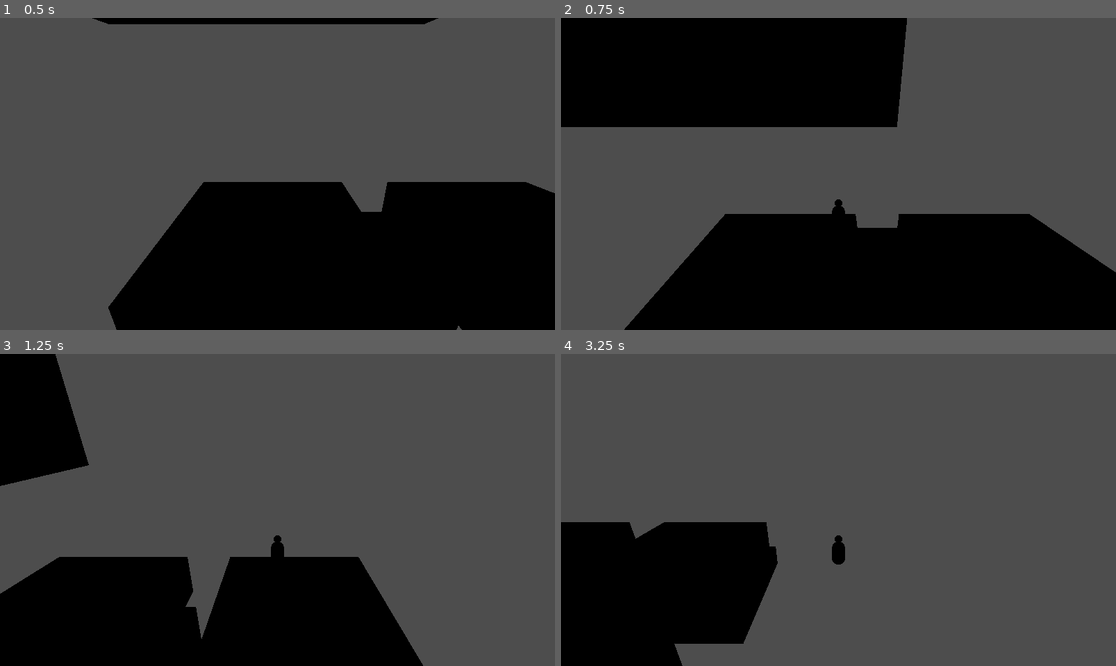
Above: before the commit, frames 1-4 (two rows, left to right).
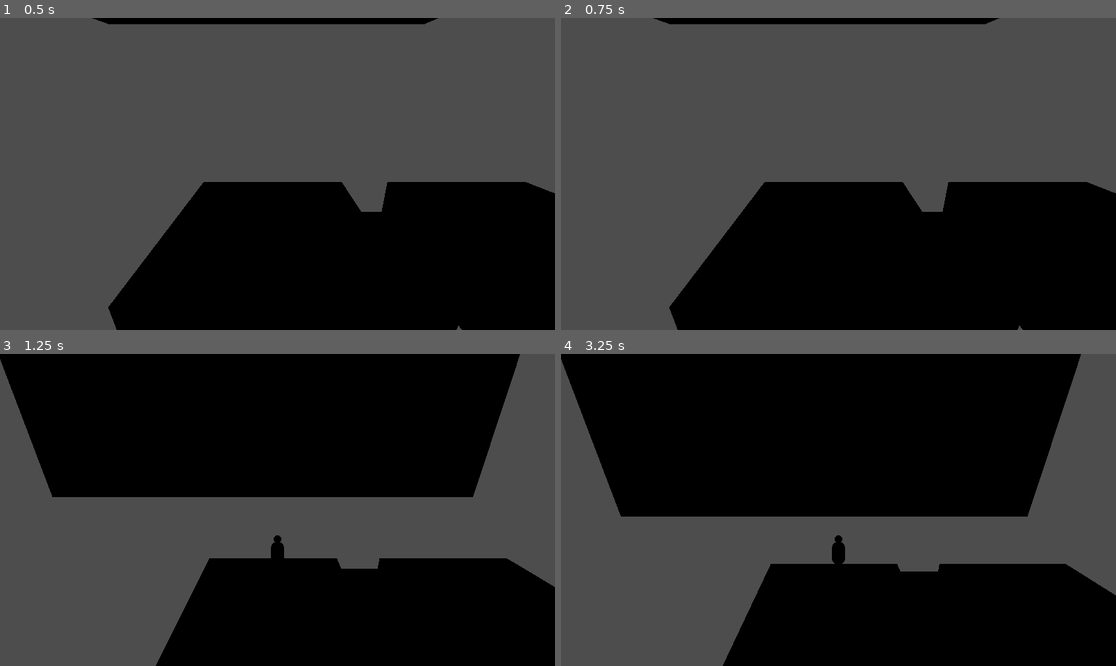
Above: after the commit, the same moments.

Repository: GunterJr/game-jam-feb
Game: Godot game, scene res://scenes/areas/movement-testing.tscn
The game is run twice, just before and just after one commit, with the same random seed, the same clock (stepped at 60 frames per second) and the same inputs.
Inputs:
- Up to frame 1 (0.5 s): no input
- Up to frame 2 (0.75 s): tap Enter (ui_accept) at 0.5 s; hold Right (ui_right) from 0.53 s (still down); hold Enter (ui_accept) from 0.53 s (still down)
- Up to frame 3 (1.25 s): keep holding Right (ui_right); keep holding Enter (ui_accept); tap Space (jump, bound only after the commit) at 0.77, 0.8, 1.07 s
- Up to frame 4 (3.25 s): release Right (ui_right) at 1.28 s; release Enter (ui_accept) at 1.28 s; hold Down (ui_down) 1.28-2.03 s; tap Space (jump, bound only after the commit) at 1.35, 1.52, 1.82, 2.3, 3.02 s; tap Enter (ui_accept) at 1.55, 2.85 s; hold Right (ui_right) 2.03-2.78 s; hold Enter (ui_accept) 2.03-2.78 s; hold Up (ui_up) from 2.78 s (still down)

Frame 1 is identical in both runs. In frame 2, 30% of the frame differs, in the area x 0-100%, y 0-100%; in frame 3, 58%; in frame 4, 80%.

Commit message:
Add movement keybinds and mouse lock.

Diff:
--- a/project.godot
+++ b/project.godot
@@ -15,6 +15,34 @@
 config/features=PackedStringArray("4.6", "Forward Plus")
 config/icon="res://icon.svg"
 
+[input]
+
+forward={
+"deadzone": 0.2,
+"events": [Object(InputEventKey,"resource_local_to_scene":false,"resource_name":"","device":-1,"window_id":0,"alt_pressed":false,"shift_pressed":false,"ctrl_pressed":false,"meta_pressed":false,"pressed":false,"keycode":0,"physical_keycode":87,"key_label":0,"unicode":119,"location":0,"echo":false,"script":null)
+]
+}
+right={
+"deadzone": 0.2,
+"events": [Object(InputEventKey,"resource_local_to_scene":false,"resource_name":"","device":-1,"window_id":0,"alt_pressed":false,"shift_pressed":false,"ctrl_pressed":false,"meta_pressed":false,"pressed":false,"keycode":0,"physical_keycode":68,"key_label":0,"unicode":100,"location":0,"echo":false,"script":null)
+]
+}
+left={
+"deadzone": 0.2,
+"events": [Object(InputEventKey,"resource_local_to_scene":false,"resource_name":"","device":-1,"window_id":0,"alt_pressed":false,"shift_pressed":false,"ctrl_pressed":false,"meta_pressed":false,"pressed":false,"keycode":0,"physical_keycode":65,"key_label":0,"unicode":97,"location":0,"echo":false,"script":null)
+]
+}
+back={
+"deadzone": 0.2,
+"events": [Object(InputEventKey,"resource_local_to_scene":false,"resource_name":"","device":-1,"window_id":0,"alt_pressed":false,"shift_pressed":false,"ctrl_pressed":false,"meta_pressed":false,"pressed":false,"keycode":0,"physical_keycode":83,"key_label":0,"unicode":115,"location":0,"echo":false,"script":null)
+]
+}
+jump={
+"deadzone": 0.2,
+"events": [Object(InputEventKey,"resource_local_to_scene":false,"resource_name":"","device":-1,"window_id":0,"alt_pressed":false,"shift_pressed":false,"ctrl_pressed":false,"meta_pressed":false,"pressed":false,"keycode":0,"physical_keycode":32,"key_label":0,"unicode":32,"location":0,"echo":false,"script":null)
+]
+}
+
 [physics]
 
 3d/physics_engine="Jolt Physics"
--- a/scripts/benson.gd
+++ b/scripts/benson.gd
@@ -7,28 +7,33 @@
 var flying : bool = false
 var current_flight_time: float = 0
 
+func _ready() -> void:
+	Input.mouse_mode = Input.MOUSE_MODE_CAPTURED
+
 func _physics_process(delta: float) -> void:
 	# Add the gravity.
 	if not is_on_floor():
 		velocity += get_gravity() * delta
 
+	if Input.is_action_just_pressed("ui_cancel"):
+		Input.mouse_mode = Input.MOUSE_MODE_VISIBLE
+
 	# Handle jump.
-	if Input.is_action_just_pressed("ui_accept") and is_on_floor():
+	if Input.is_action_just_pressed("jump") and is_on_floor():
 		velocity.y = jump_velocity
 		flying = false
 
 	# Handle flight.
 	if is_on_floor():
 		current_flight_time = 0
-	if Input.is_action_just_released("ui_accept"):
+	if Input.is_action_just_released("jump"):
 		flying = true
 	if Input.is_action_pressed("ui_accept") and !is_on_floor() and current_flight_time < flight_time and flying:
 		velocity.y = flight_velocity
 		current_flight_time += delta
 
 	# Get the input direction and handle the movement/deceleration.
-	# As good practice, you should replace UI actions with custom gameplay actions.
-	var input_dir := Input.get_vector("ui_left", "ui_right", "ui_up", "ui_down")
+	var input_dir := Input.get_vector("left", "right", "forward", "back")
 	var direction := (transform.basis * Vector3(input_dir.x, 0, input_dir.y)).normalized()
 	if direction:
 		velocity.x = direction.x * speed
